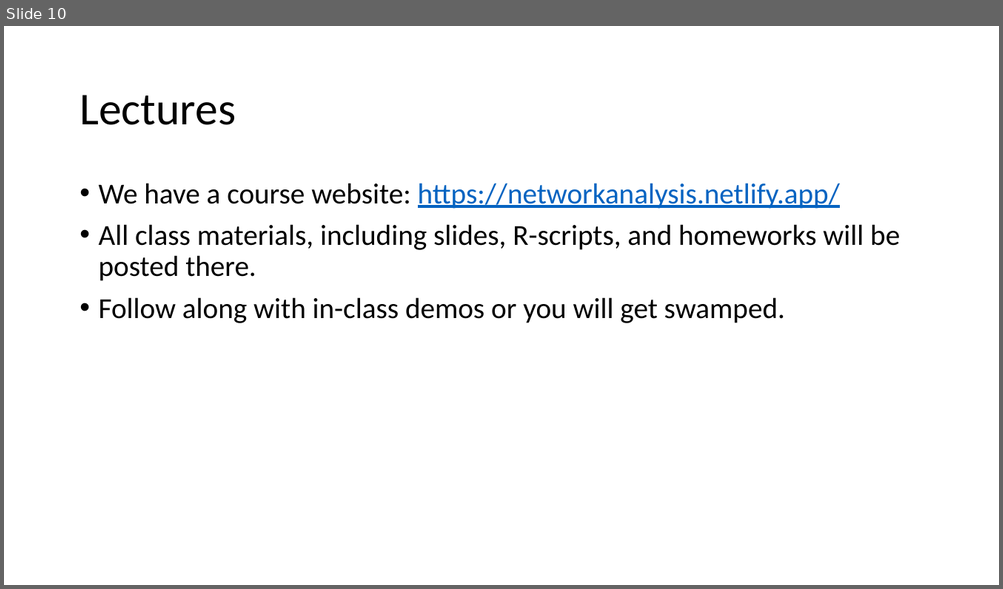
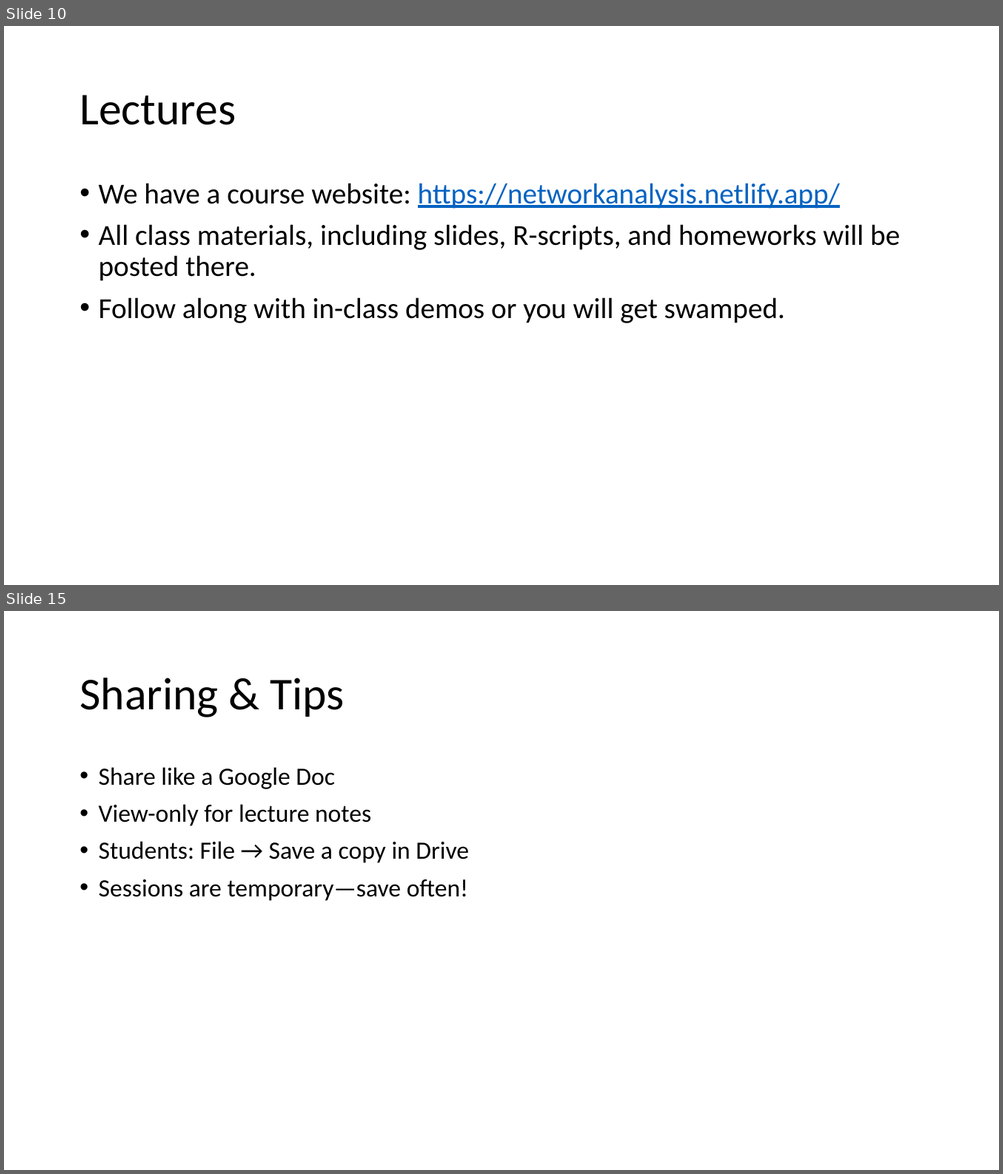
Before and after one commit to ochyzh/NetworkAnalysis, a slide deck: public/materials/Slides/Welcome.pptx. Shown one above the other, each under a label of ours: slide 10 before the commit, slides 10 and 15 after it; the slides between them are not shown. The pictures are 1003x589 and 1003x1174 pixels, drawn with LibreOffice and Linux fonts; fonts in the diff are those of the drawing. Boxes give left, top, right and bottom in pixels: in the first picture for what was removed or moved away, otherwise in the second. Text is boxed around its words. In the diff, an @@ line names an element or a change of style, - is before the commit and + after.

```diff
--- a/public/materials/Slides/Welcome.pptx
+++ b/public/materials/Slides/Welcome.pptx
@@ slide 15 added at <box>4,611,999,1170</box>, background #FFFFFF @@
@@ title added at <box>79,678,344,718</box>, 44 pt, text #000000 @@
+Sharing & Tips
@@ text added at <box>99,767,469,901</box>, 24 pt, text #000000 @@
+• Share like a Google Doc
+• View-only for lecture notes
+• Students: File → Save a copy in Drive
+• Sessions are temporary—save often!
```
Also in this commit, not shown: 2 slides changed, 4 other slides added, 2 other files.
